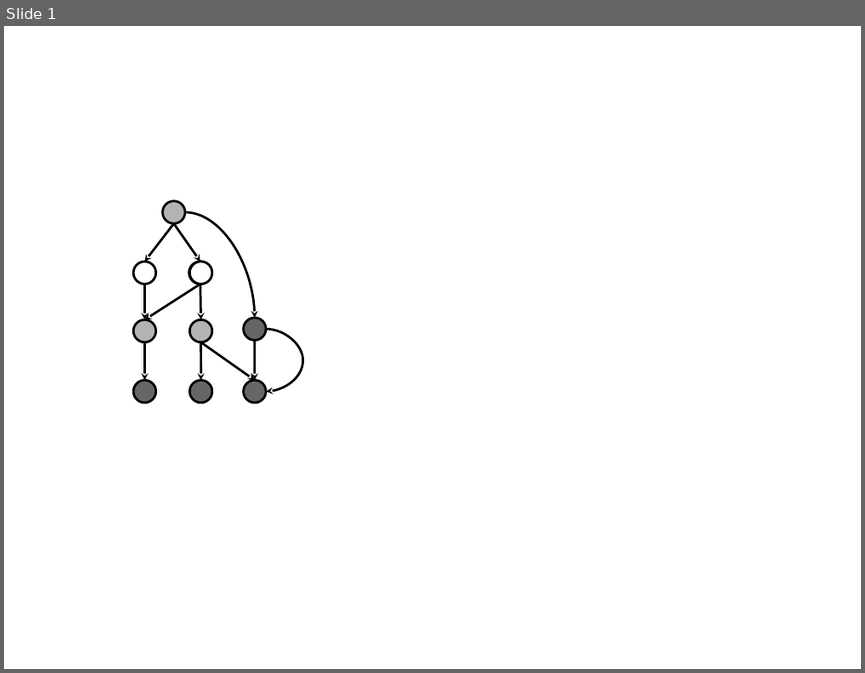
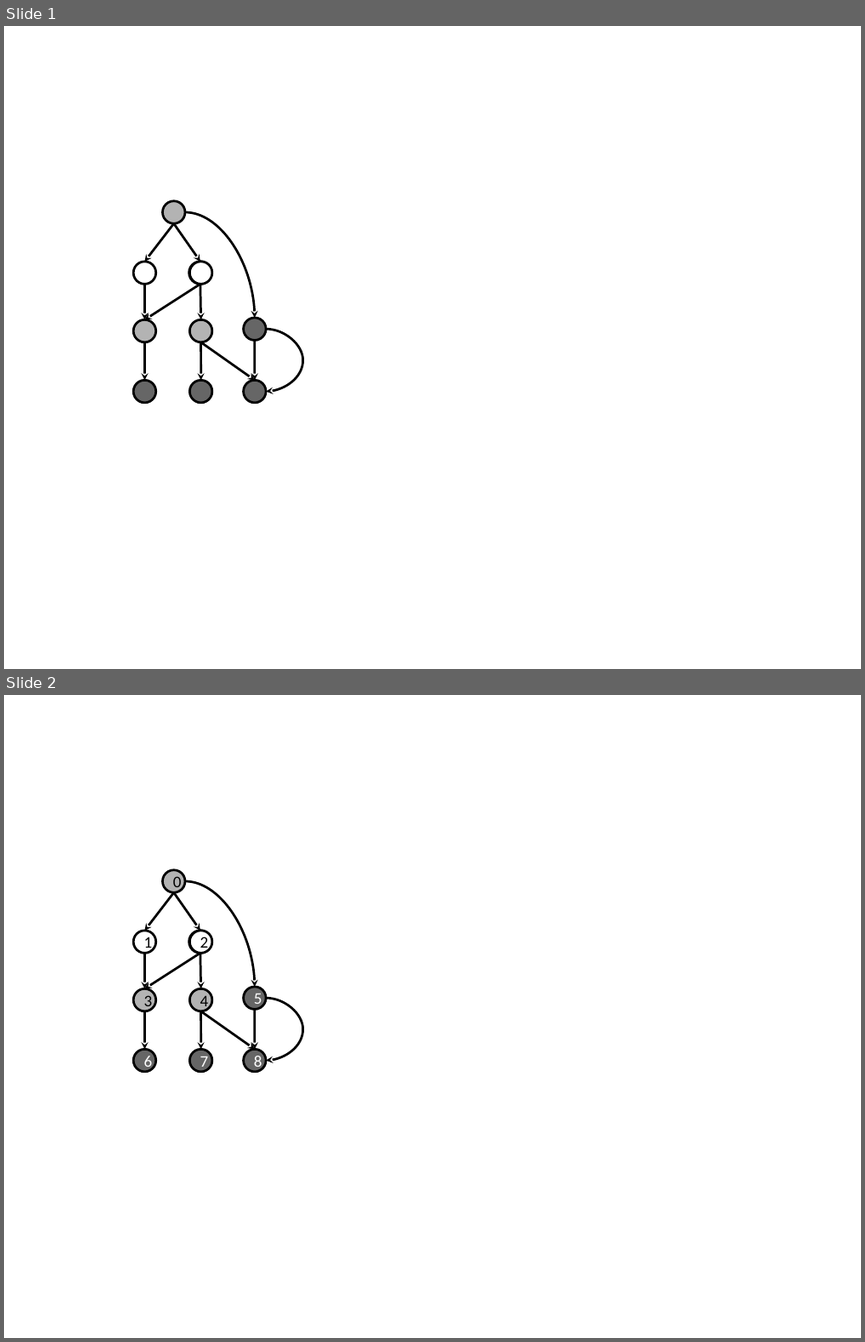
Before and after one commit to TheRuncibleTuner/bloatbook, a slide deck: part4/Figures/exampleGraph.odp. Shown one above the other, each under a label of ours: slide 1 before the commit, slides 1 and 2 after it. The pictures are 865x673 and 865x1342 pixels, drawn with LibreOffice and Linux fonts; fonts in the diff are those of the drawing. Boxes give left, top, right and bottom in pixels: in the first picture for what was removed or moved away, otherwise in the second. Text is boxed around its words. In the diff, an @@ line names an element or a change of style, - is before the commit and + after.

```diff
--- a/part4/Figures/exampleGraph.odp
+++ b/part4/Figures/exampleGraph.odp
@@ slide 2 added at (x1=4, y1=695, x2=861, y2=1338), background #FFFFFF @@
@@ ellipse added at (x1=163, y1=870, x2=185, y2=892), fill #B3B3B3, outline #000000 2.15 pt, 15 pt, text #000000 @@
+0
@@ arrow added from (173, 892) to (145, 930), #000000 2.15 pt @@
@@ arrow added from (173, 892) to (200, 930), #000000 2.15 pt @@
@@ curved arrow added from (185, 881) to (255, 987), #000000 2.15 pt @@
@@ ellipse added at (x1=133, y1=930, x2=155, y2=953), fill #FFFFFF, outline #000000 2.15 pt, 15 pt, text #000000 @@
+1
@@ ellipse added at (x1=189, y1=930, x2=211, y2=953), fill #FFFFFF, outline #000000 2.15 pt @@
@@ ellipse added at (x1=190, y1=930, x2=212, y2=953), fill #FFFFFF, outline #000000 2.15 pt, 15 pt, text #000000 @@
+2
@@ arrow added from (200, 953) to (145, 989), #000000 2.15 pt @@
@@ arrow added from (145, 953) to (145, 989), #000000 2.15 pt @@
@@ arrow added from (200, 953) to (200, 989), #000000 2.15 pt @@
@@ ellipse added at (x1=133, y1=989, x2=155, y2=1011), fill #B3B3B3, outline #000000 2.15 pt, 15 pt, text #000000 @@
+3
@@ ellipse added at (x1=190, y1=989, x2=212, y2=1011), fill #B3B3B3, outline #000000 2.15 pt, 15 pt, text #000000 @@
+4
@@ ellipse added at (x1=244, y1=987, x2=266, y2=1009), fill #666666, outline #000000 2.15 pt, 15 pt, text #FFFFFF @@
+5
@@ curved arrow added from (266, 998) to (266, 1061), #000000 2.15 pt @@
@@ arrow added from (145, 1011) to (145, 1049), #000000 2.15 pt @@
@@ arrow added from (200, 1011) to (200, 1049), #000000 2.15 pt @@
@@ arrow added from (200, 1011) to (255, 1049), #000000 2.15 pt @@
@@ arrow added from (255, 1009) to (255, 1049), #000000 2.15 pt @@
@@ ellipse added at (x1=133, y1=1049, x2=155, y2=1072), fill #666666, outline #000000 2.15 pt, 15 pt, text #FFFFFF @@
+6
@@ ellipse added at (x1=190, y1=1049, x2=212, y2=1072), fill #666666, outline #000000 2.15 pt, 15 pt, text #FFFFFF @@
+7
@@ ellipse added at (x1=244, y1=1049, x2=266, y2=1072), fill #666666, outline #000000 2.15 pt, 15 pt, text #FFFFFF @@
+8
```
Also in this commit, not shown: 2 other files.
